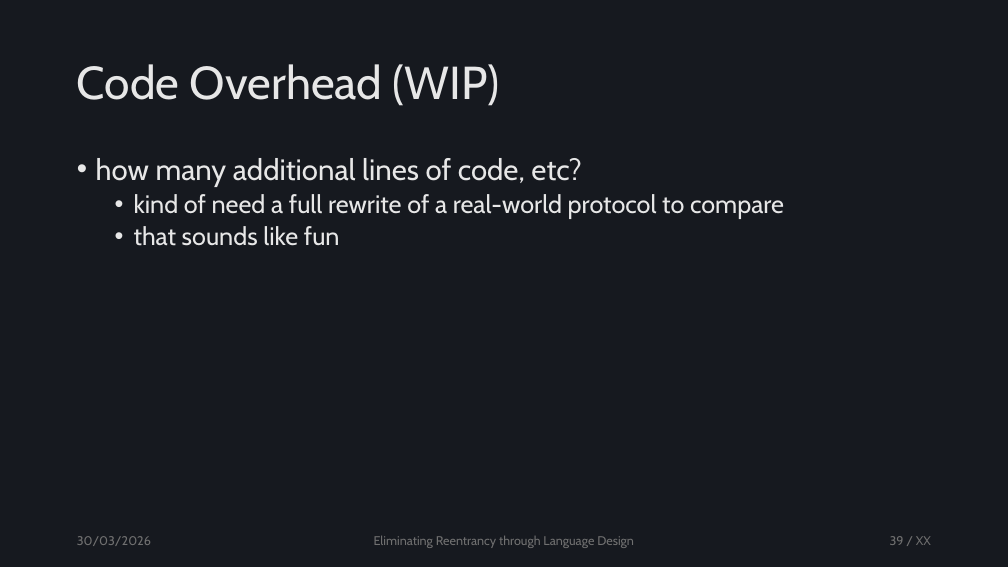
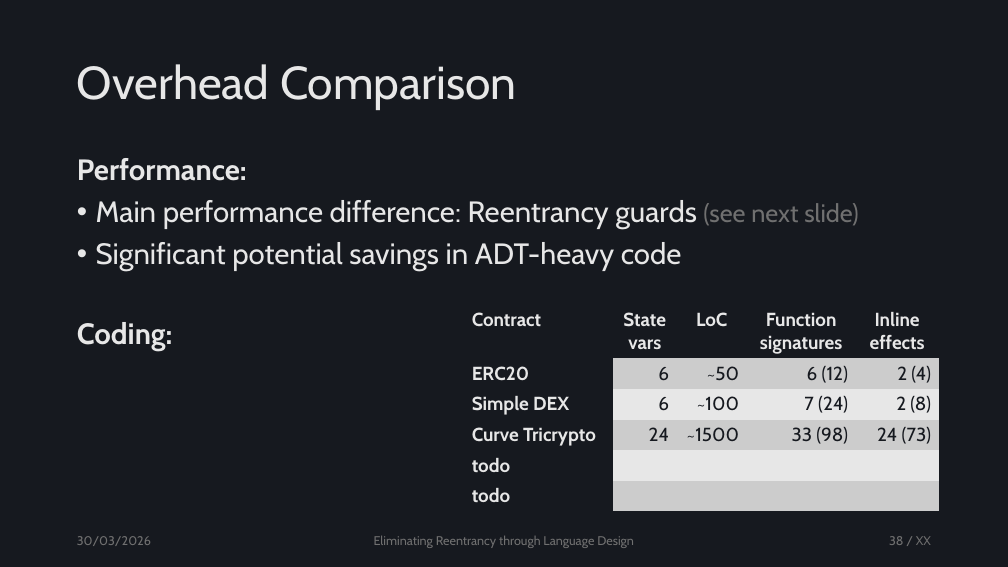
Before and after one commit to tzann/thesis, a slide deck: slide 38 of doc/presentation/Thesis.pptx (slide 39 before the commit). Drawn at 1008x567 pixels with LibreOffice and Linux fonts; fonts in the diff are those of the drawing. Boxes give left, top, right and bottom in pixels: in the first picture for what was removed or moved away, otherwise in the second. Text is boxed around its words. In the diff, an @@ line names an element or a change of style, - is before the commit and + after.

```diff
--- a/doc/presentation/Thesis.pptx
+++ b/doc/presentation/Thesis.pptx
@@ title at [77,64,517,110]: text changed @@
-Code Overhead (WIP)
+Overhead Comparison
@@ text at [77,158,859,351]: text changed; size 24 to 28 pt @@
-• how many additional lines of code, etc?
-  • kind of need a full rewrite of a real-world protocol to compare
-  • that sounds like fun
+Performance:
+• Main performance difference: Reentrancy guards (see next slide)
+• Significant potential savings in ADT-heavy code
+Coding:
@@ table added at [464,305,939,511], 6 rows, 5 columns @@
+Contract | State vars | LoC | Function signatures | Inline effects
+ERC20 | 6 | ~50 | 6 (12) | 2 (4)
+Simple DEX | 6 | ~100 | 7 (24) | 2 (8)
+Curve Tricrypto | 24 | ~1500 | 33 (98) | 24 (73)
+todo |  |  |  | 
+todo |  |  |  | 
```
Also in this commit, not shown: 3 other slides changed, 2 slides added, 1 slide removed, 6 other files.
